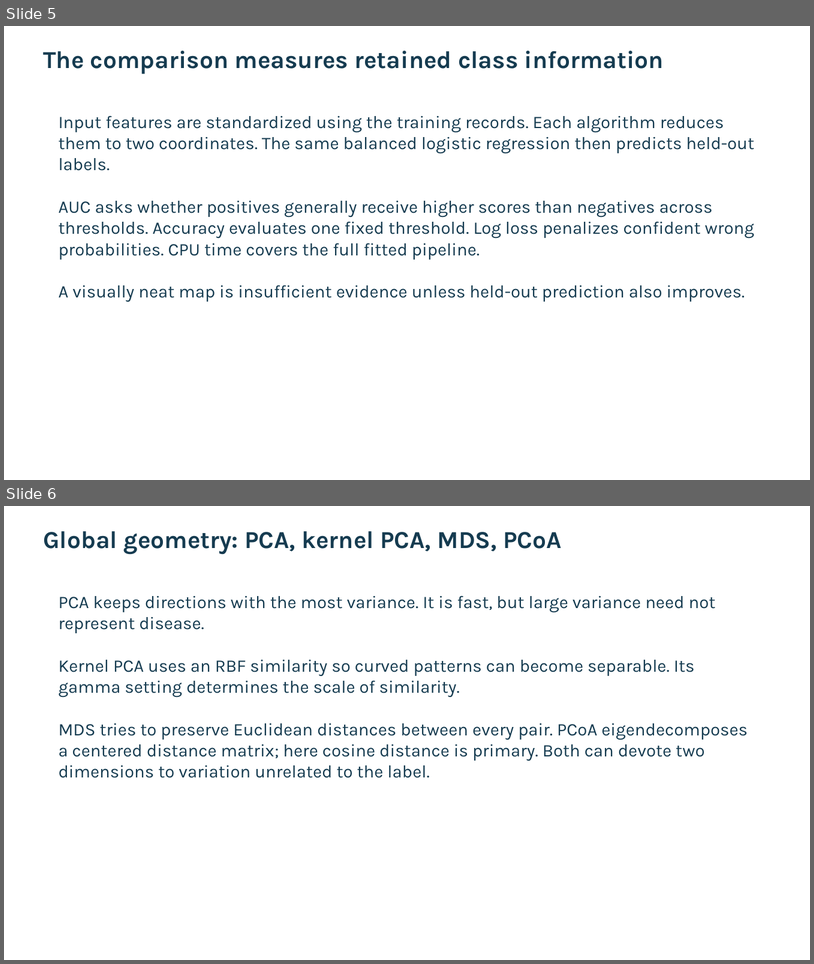
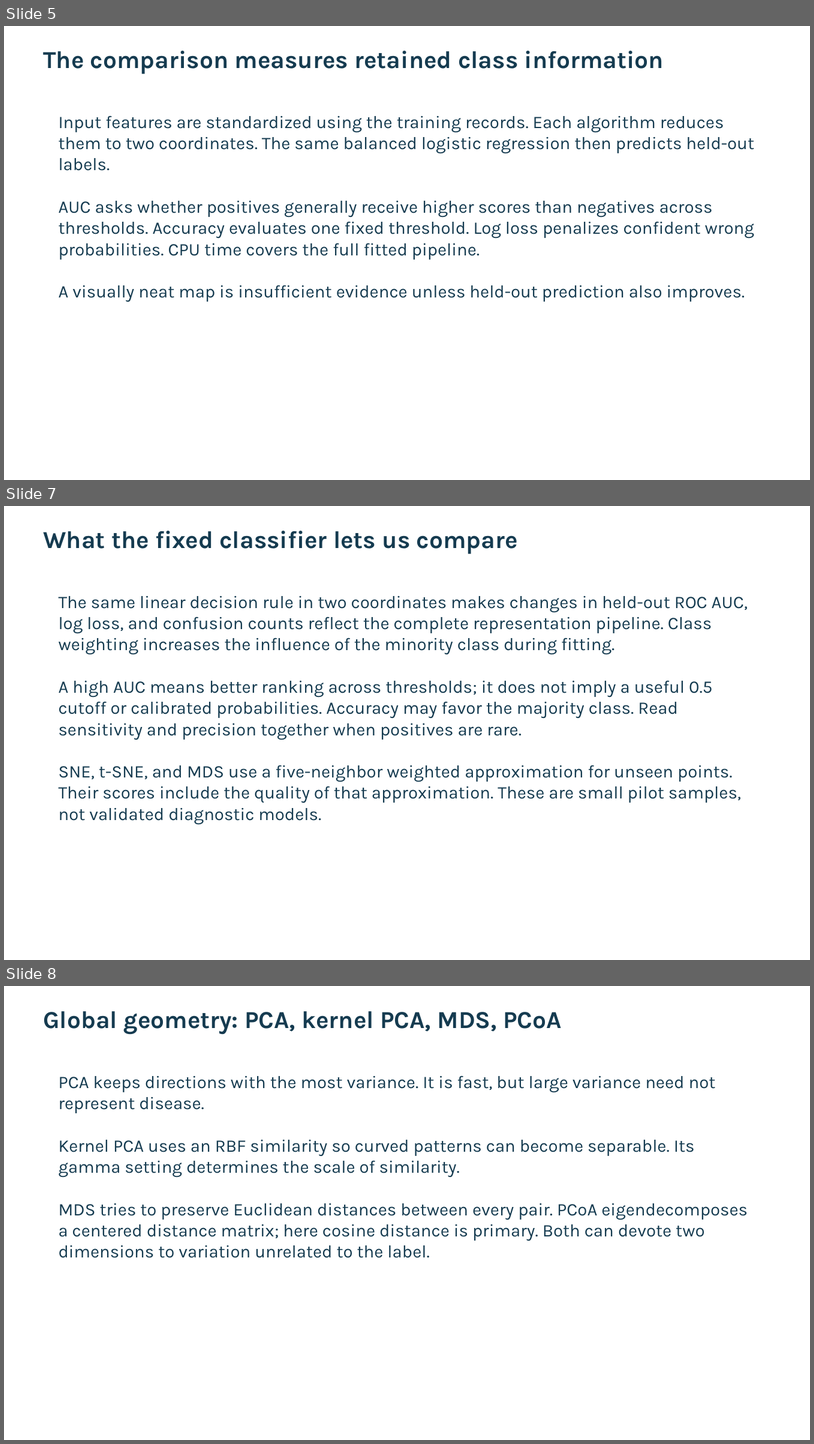
Before and after one commit to Gamila-Elfayoumi/comparing-classification-methods, a slide deck: deliverables/AML_presentation.pptx. Shown one above the other, each under a label of ours: slides 5 and 6 before the commit, slides 5, 7 and 8 after it; the slides between them are not shown. The pictures are 814x964 and 814x1444 pixels, drawn with LibreOffice and Linux fonts; fonts in the diff are those of the drawing. Boxes give left, top, right and bottom in pixels: in the first picture for what was removed or moved away, otherwise in the second. Text is boxed around its words. In the diff, an @@ line names an element or a change of style, - is before the commit and + after.

Commit message:
Expand AML presentation with model and eleven-method visuals

```diff
--- a/deliverables/AML_presentation.pptx
+++ b/deliverables/AML_presentation.pptx
@@ slide 7 added at [4, 506, 810, 960], background #FFFFFF @@
@@ text added at [43, 531, 518, 554], 29 pt, text #153B50, bold @@
+What the fixed classifier lets us compare
@@ text added at [59, 595, 748, 824], 21 pt, text #153B50 @@
+The same linear decision rule in two coordinates makes changes in held-out ROC AUC, log loss, and confusion counts reflect the complete representation pipeline. Class weighting increases the influence of the minority class during fitting.
+A high AUC means better ranking across thresholds; it does not imply a useful 0.5 cutoff or calibrated probabilities. Accuracy may favor the majority class. Read sensitivity and precision together when positives are rare.
+SNE, t-SNE, and MDS use a five-neighbor weighted approximation for unseen points. Their scores include the quality of that approximation. These are small pilot samples, not validated diagnostic models.
@@ what was slide 6 is now slide 8 @@
```
Also in this commit, not shown: 1 slide changed, 6 other slides added, 9 other files.
